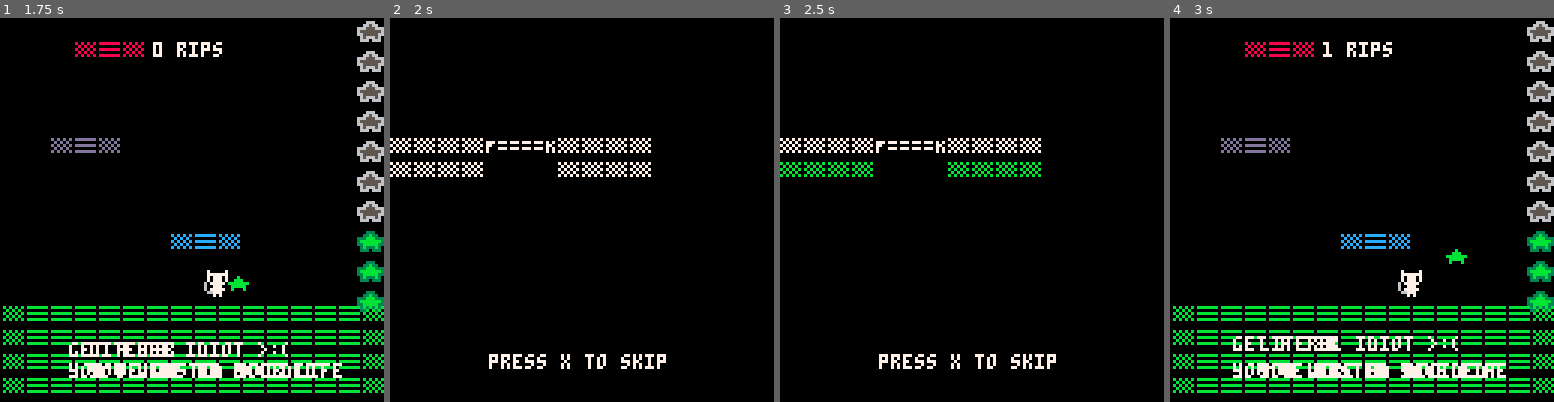
Above: before the commit, frames 1-4 (left to right).
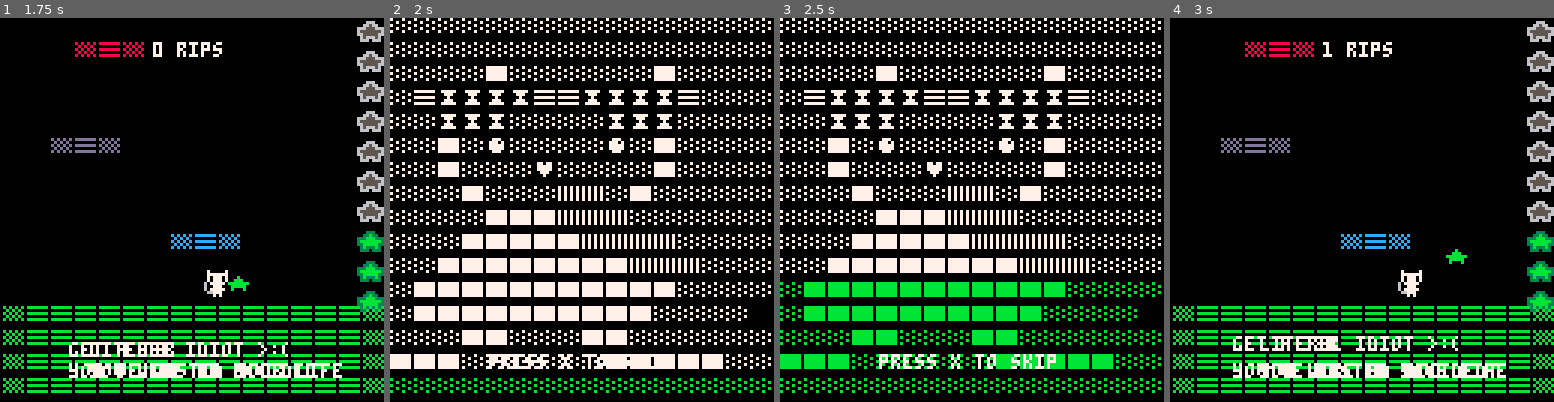
Above: after the commit, the same moments.

Repository: hypercube143/picoasciijam2026
Game: PICO-8 cartridge picoasciijam2016.p8
Two runs of this game, one before a commit and one after it. Both use one fixed random seed, a clock stepped at 60 frames per second and the inputs below.
Inputs:
- Up to frame 1 (1.75 s): tap X (X key) at 0.33, 1.07 s; hold Right from 1.6 s (still down)
- Up to frame 2 (2 s): keep holding Right; tap X (X key) at 1.85 s
- Up to frame 3 (2.5 s): release Right at 2.1 s; hold Up 2.15-2.42 s; hold Right from 2.47 s (still down)
- Up to frame 4 (3 s): keep holding Right; tap X (X key) at 2.97 s

Frame 1 is identical in both runs. In frame 2, 26% of the frame differs, in the area x 0-100%, y 0-98%; in frame 3, 26%; in frame 4, nothing differs.

Commit message:
Update picoasciijam2016.p8

Diff:
--- a/picoasciijam2016.p8
+++ b/picoasciijam2016.p8
@@ -1126,6 +1126,7 @@
                         layerCol = 11
                     end
                 end
+                -- layerStr = layerStr.gsub("░", " ")
                 print(layerStr, 0, yMod, layerCol)
                 if true then
                     rainbowN += 1
@@ -1139,6 +1140,10 @@
         end,
         finished = function()
             if rainbowFillLevel == #frames[1] then
+                fillLevel = 0
+                currentFrameIdx = 0
+                rainbowMode = false
+                rainbowSpeedMod = 1
                 return true
             end
             return false
@@ -1158,24 +1163,60 @@
 
 -- ▮ ヌ∧て ◀ ▶ 「 」 、 ヌ∧ち ⁘ ■ ▒ ░ ● ◆ .... ▤ ▥ 🐱 ✽ ♥ ☉ 웃 ⌂ 😐 ♪ ★ ⧗ ˇˇ ∧∧
 
-weedAnim1 = animation(20, 16, {
+weedAnim1 = animation(40, 8, {
     {
-        al("", 7),
-        al("", 7),
-        al("", 7),
-        al("", 7),
-        al("", 7),
-        al("▒▒▒▒F====K▒▒▒▒", 7),
-        al("▒▒▒▒      ▒▒▒▒", 7),
-        al("", 7),
-        al("", 7),
-        al("", 7),
-        al("", 7),
-        al("", 7),
-        al("", 7),
-        al("", 7),
-        al("", 7),
-        al("", 7),
+        al("░░░░░░░░░░░░░░░░", 7),
+        al("░░░░░░░░░░░░░░░░", 7),
+        al("░░░░█░░░░░░█░░░░", 7),
+        al("░▤⧗⧗⧗⧗▤▤⧗⧗⧗⧗▤░░░", 7),
+        al("░░⧗⧗⧗░░░░⧗⧗⧗░░░░", 7),
+        al("░░█░●░░░░●░█░░░░", 7),
+        al("░░█░░░♥░░░░█░░░░", 7),
+        al("░░░█░░░▥▥░█░░░░░", 7),
+        al("░░░░███▥▥▥░░░░░░", 7),
+        al("░░░█████▥▥▥▥░░░░", 7),
+        al("░░████████▥▥▥░░░", 7),
+        al("░███████████░░░░", 7),
+        al("░██████████░░░░", 7),
+        al("░░░██░░░██░░░░░░", 7),
+        al("███░░░░░░█████░░", 7),
+        al("░░░░░░░░░░░░░░░░", 7),
+    },
+    {
+        al("░░░░░░░░░░░░░░░░", 7),
+        al("░░░░░░░░░░░░░░░░", 7),
+        al("░░░░█░░░░░░█░░░░", 7),
+        al("░░░█░█░░░░█░█░░░", 7),
+        al("░▤⧗⧗⧗⧗▤▤⧗⧗⧗⧗▤░░░", 7),
+        al("░░⧗⧗⧗░░░░⧗⧗⧗░░░░", 7),
+        al("░░█░░░♥░░░░█░░░░", 7),
+        al("░░░█░░░▥▥░█░░░░░", 7),
+        al("░░░░███▥▥▥░░░░░░", 7),
+        al("░░░█████▥▥▥▥░░░░", 7),
+        al("░░████████▥▥▥░░░", 7),
+        al("░███████████░░░░", 7),
+        al("░███████████░░░░", 7),
+        al("░░░██░░░██░░░░░░", 7),
+        al("███░░░░░░█████░░", 7),
+        al("░░░░░░░░░░░░░░░░", 7),
+    },
+    {
+        al("░░░░░░░░░░░░░░░░", 7),
+        al("░░░░░░░░░░░░░░░░", 7),
+        al("░░░░█░░░░░░█░░░░", 7),
+        al("░░░█░█░░░░█░█░░░", 7),
+        al("░░█░░░███░░░█░░░", 7),
+        al("░▤⧗⧗⧗⧗▤▤⧗⧗⧗⧗▤░░░", 7),
+        al("░░⧗⧗⧗░♥░░⧗⧗⧗░░░░", 7),
+        al("░░░█░░░▥▥░█░░░░░", 7),
+        al("░░░░███▥▥▥░░░░░░", 7),
+        al("░░░█████▥▥▥▥░░░░", 7),
+        al("░░████████▥▥▥░░░", 7),
+        al("░███████████░░░░", 7),
+        al("░███████████░░░░", 7),
+        al("░░░██░░░██░░░░░░", 7),
+        al("███░░░░░░█████░░", 7),
+        al("░░░░░░░░░░░░░░░░", 7),
     },
     -- {
     --     al("", 7),
